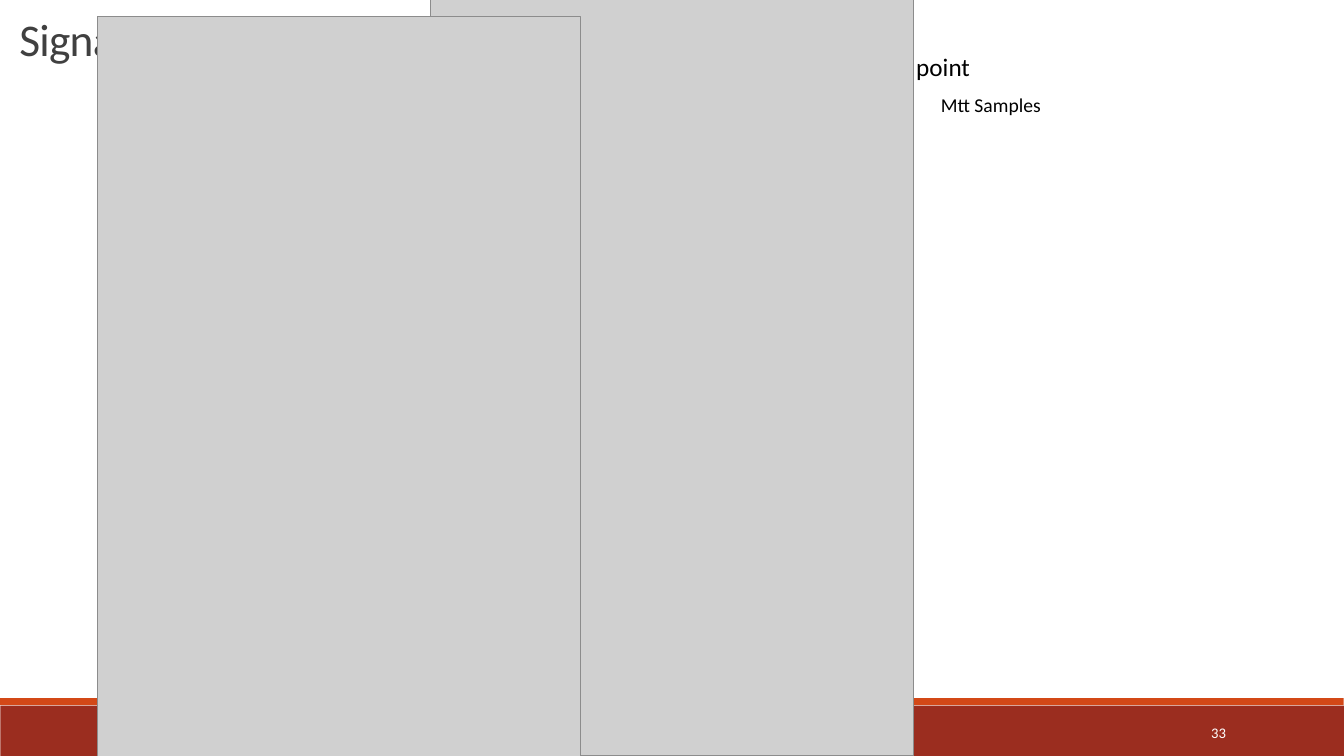
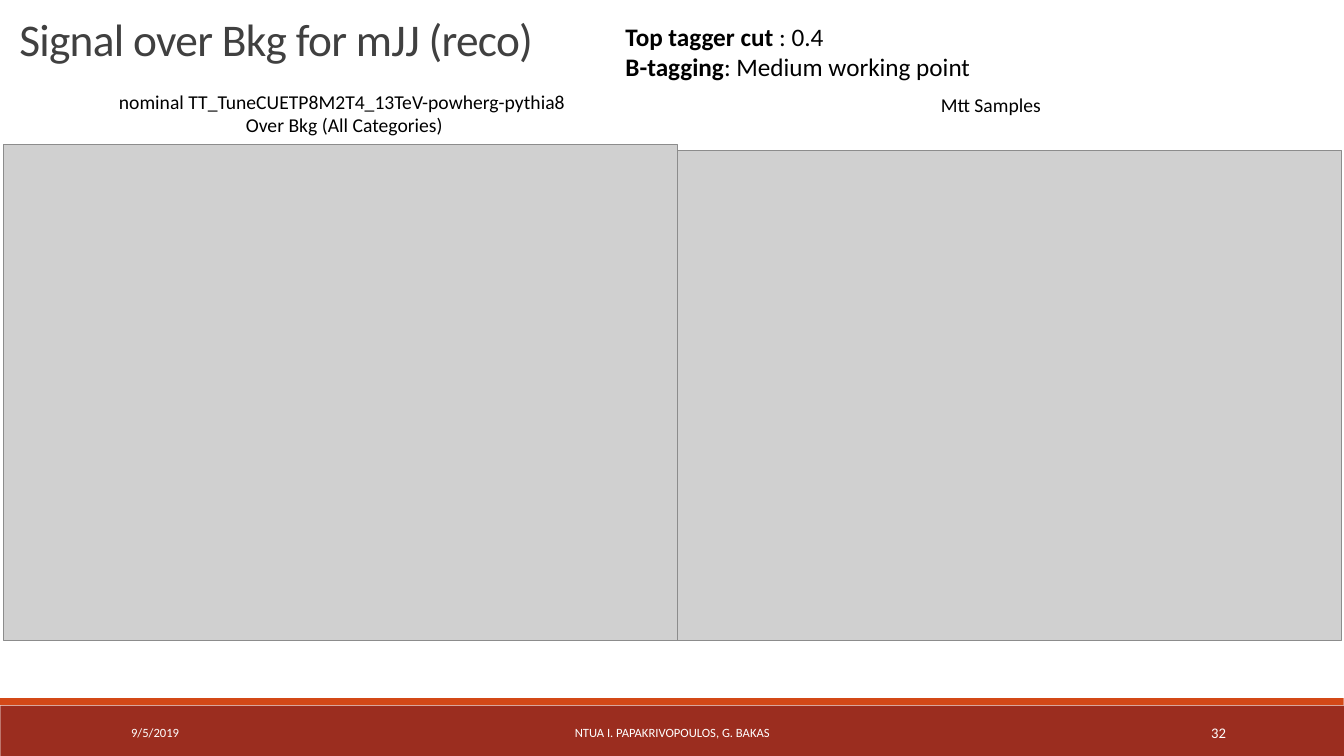
Before and after one commit to georgebakas/HEP-NTUA, a slide deck: slide 32 of Documents for Progress/StatusReport_Eff_SignalOverBkg_AllMVA_allbtag_09_05_19.pptx (slide 33 before the commit). Drawn at 1344x756 pixels with LibreOffice and Linux fonts; fonts in the diff are those of the drawing; grey boxes stand for pictures. Boxes give left, top, right and bottom in pixels: in the first picture for what was removed or moved away, otherwise in the second. Text is boxed around its words. In the diff, an @@ line names an element or a change of style, - is before the commit and + after.

```diff
--- a/Documents for Progress/StatusReport_Eff_SignalOverBkg_AllMVA_allbtag_09_05_19.pptx
+++ b/Documents for Progress/StatusReport_Eff_SignalOverBkg_AllMVA_allbtag_09_05_19.pptx
@@ text added at [119,95,564,136], 14 pt, text #000000 @@
+nominal TT_TuneCUETP8M2T4_13TeV-powherg-pythia8
+Over Bkg (All Categories)
@@ picture: place and size @@
-picture at [98,16,581,756]
+picture at [3,144,678,640]
@@ picture: place and size @@
-picture at [431,0,913,756]
+picture at [667,150,1342,640]
@@ text added at [131,728,179,738], 9 pt, text #FFFFFF @@
+9/5/2019
```
Also in this commit, not shown: 19 other slides changed, 1 slide removed, 1 other file.
